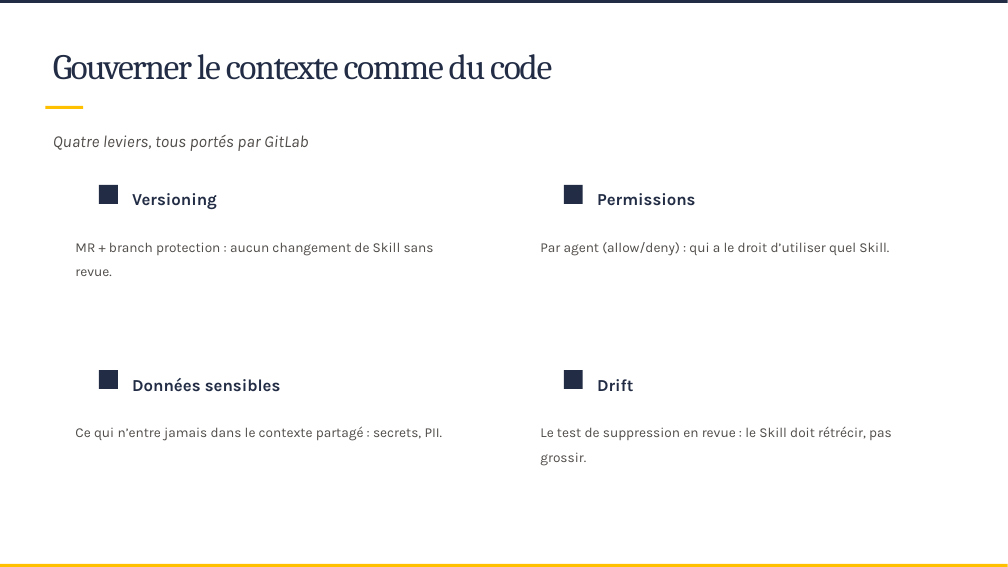
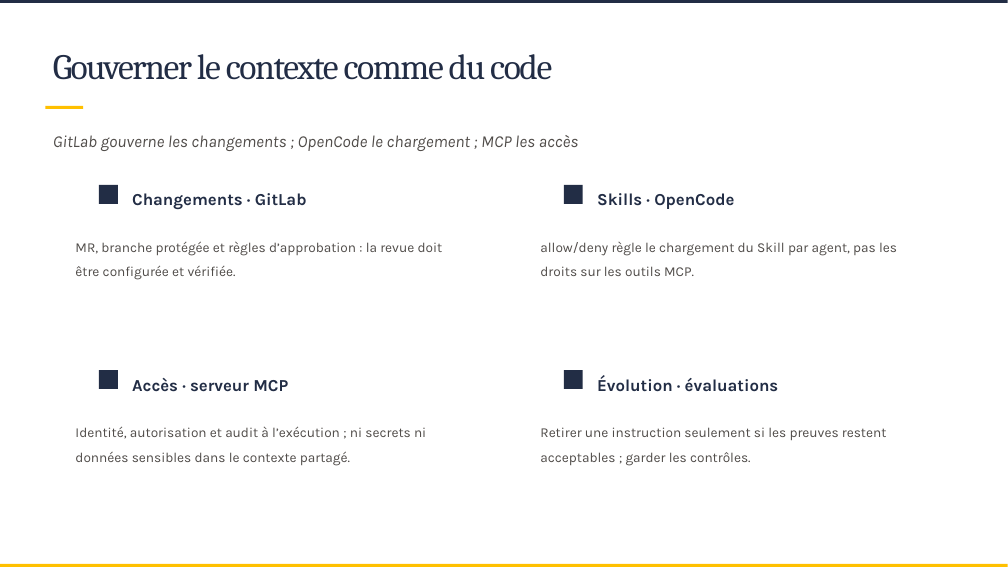
Before and after one commit to SCIAM-FR/formation-ia, a slide deck: slide 45 of slides/Support_formation_SCIAM.pptx. Drawn at 1008x567 pixels with LibreOffice and Linux fonts; fonts in the diff are those of the drawing; background and template pictures are left out. Boxes give left, top, right and bottom in pixels: in the first picture for what was removed or moved away, otherwise in the second. Text is boxed around its words. In the diff, an @@ line names an element or a change of style, - is before the commit and + after.

```diff
--- a/slides/Support_formation_SCIAM.pptx
+++ b/slides/Support_formation_SCIAM.pptx
@@ text at bbox=[53, 135, 579, 151]: text changed @@
-Quatre leviers, tous portés par GitLab
+GitLab gouverne les changements ; OpenCode le chargement ; MCP les accès
@@ text at bbox=[132, 193, 307, 209]: text changed @@
-Versioning
+Changements · GitLab
@@ text at bbox=[597, 193, 734, 209]: text changed @@
-Permissions
+Skills · OpenCode
@@ text at bbox=[75, 241, 443, 280]: text changed @@
-MR + branch protection : aucun changement de Skill sans revue.
+MR, branche protégée et règles d’approbation : la revue doit être configurée et vérifiée.
@@ text at bbox=[540, 242, 897, 276]: text changed @@
-Par agent (allow/deny) : qui a le droit d’utiliser quel Skill.
+allow/deny règle le chargement du Skill par agent, pas les droits sur les outils MCP.
@@ text at bbox=[132, 378, 288, 392]: text changed @@
-Données sensibles
+Accès · serveur MCP
@@ text at bbox=[597, 376, 779, 392]: text changed @@
-Drift
+Évolution · évaluations
@@ text at bbox=[75, 426, 426, 466]: text changed @@
-Ce qui n’entre jamais dans le contexte partagé : secrets, PII.
+Identité, autorisation et audit à l’exécution ; ni secrets ni données sensibles dans le contexte partagé.
@@ text at bbox=[540, 427, 887, 466]: text changed @@
-Le test de suppression en revue : le Skill doit rétrécir, pas grossir.
+Retirer une instruction seulement si les preuves restent acceptables ; garder les contrôles.
```
Also in this commit, not shown: 8 other slides changed, 11 other files.
